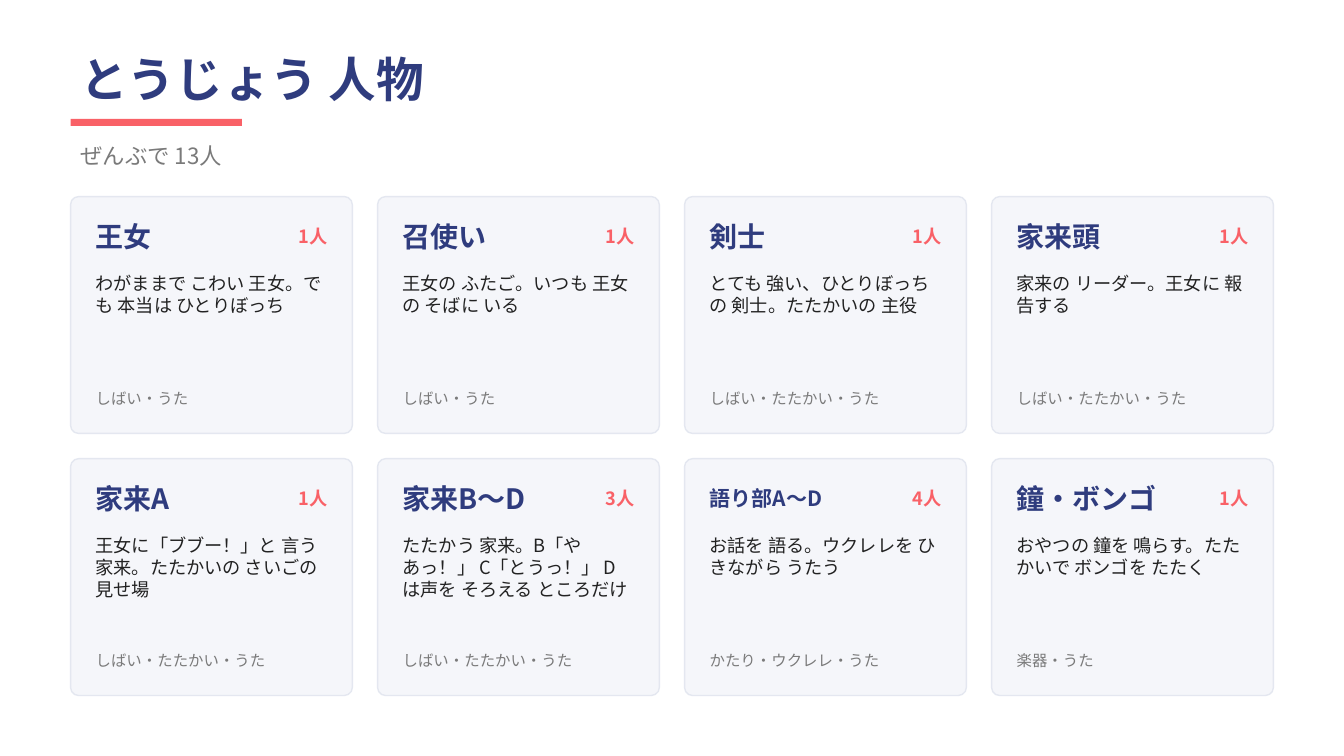
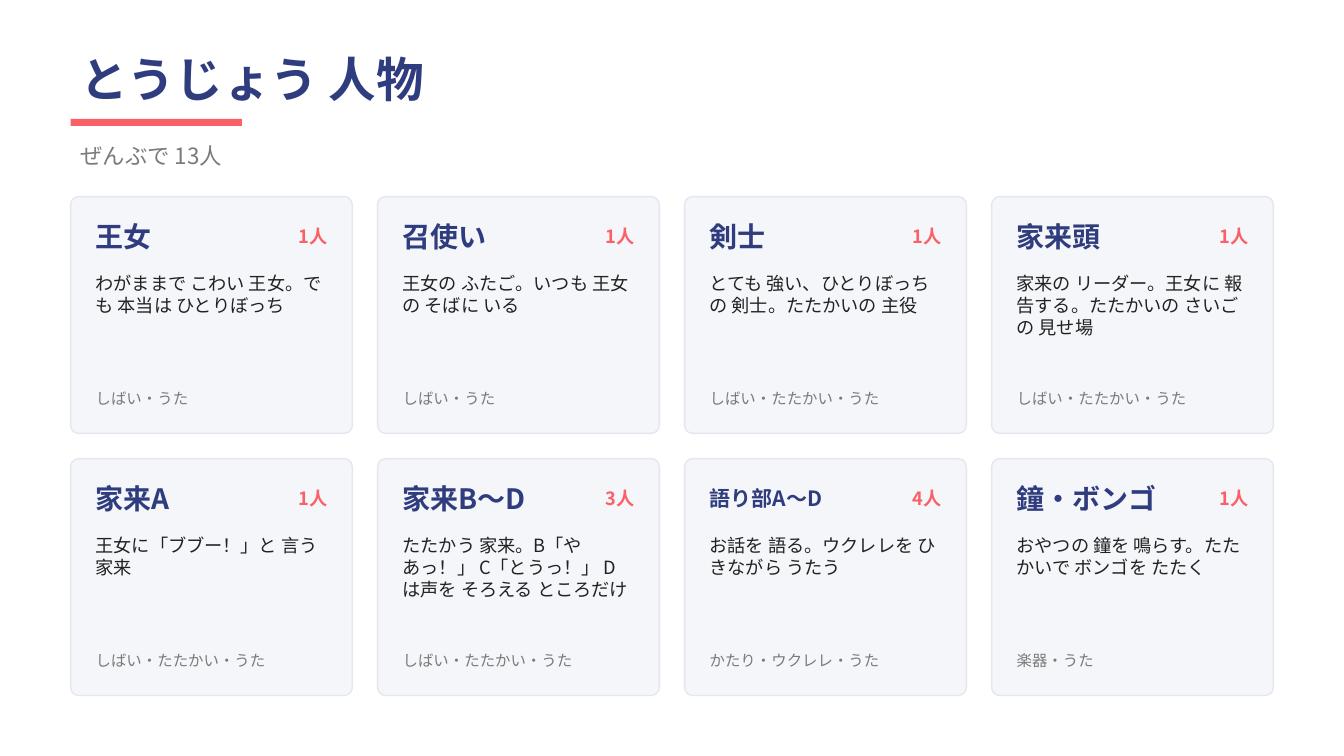
Before and after one commit to kwrbys0303-cloud/pinball, a slide deck: slide 4 of docs/materials/ミュージカル発表_生徒提示スライド_20261001.pptx. Drawn at 1344x756 pixels with LibreOffice and Linux fonts; fonts in the diff are those of the drawing. Boxes give left, top, right and bottom in pixels: in the first picture for what was removed or moved away, otherwise in the second. Text is boxed around its words. In the diff, an @@ line names an element or a change of style, - is before the commit and + after.

```diff
--- a/docs/materials/ミュージカル発表_生徒提示スライド_20261001.pptx
+++ b/docs/materials/ミュージカル発表_生徒提示スライド_20261001.pptx
@@ text at [1017,274,1242,336]: text changed @@
-家来の リーダー。王女に 報告する
+家来の リーダー。王女に 報告する。たたかいの さいごの 見せ場
@@ text at [96,536,317,576]: text changed @@
-王女に「ブブー！」と 言う 家来。たたかいの さいごの 見せ場
+王女に「ブブー！」と 言う 家来
```
Also in this commit, not shown: 1 other slide changed, 2 other files.
